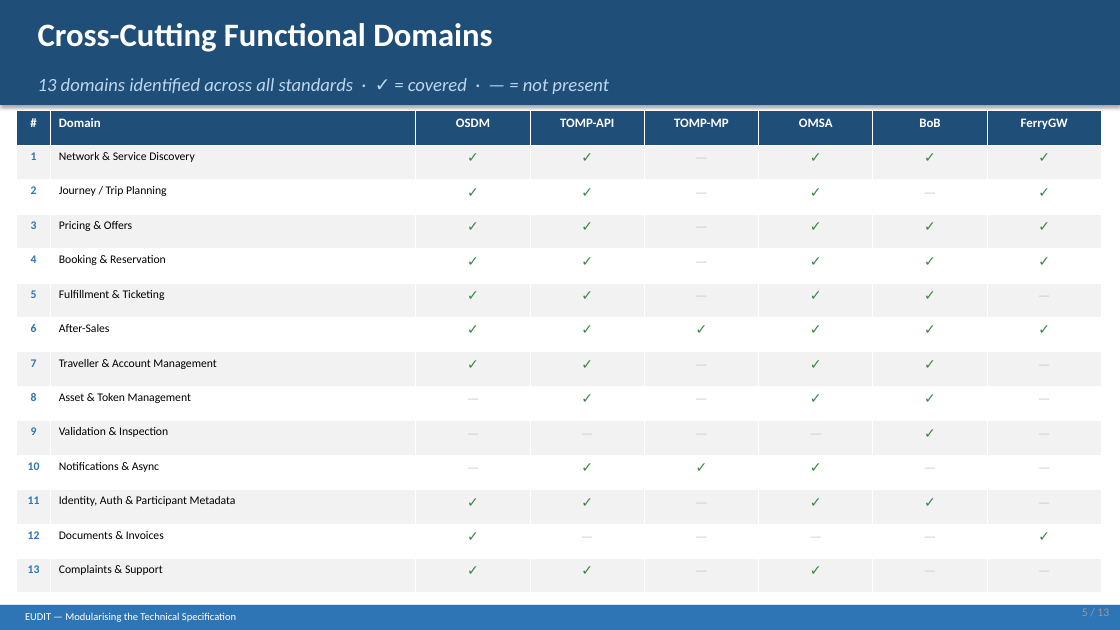
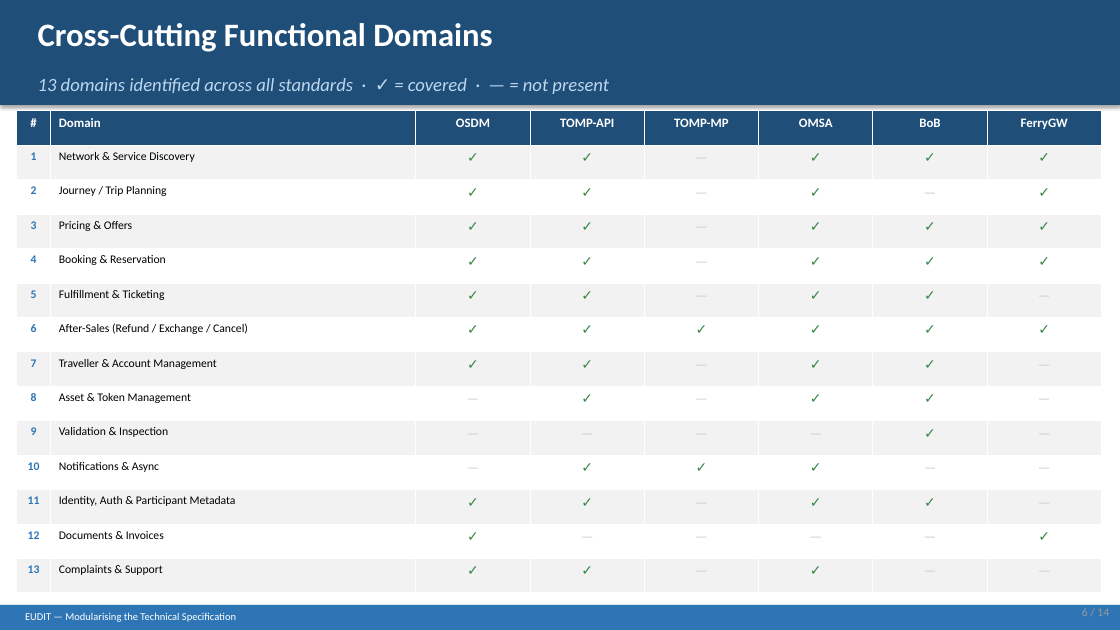
Before and after one commit to TransmodelEcosystem/EUDIT, a slide deck: slide 6 of wiki/modularization/modularization-options.pptx (slide 5 before the commit). Drawn at 1120x630 pixels with LibreOffice and Linux fonts; fonts in the diff are those of the drawing. Boxes give left, top, right and bottom in pixels: in the first picture for what was removed or moved away, otherwise in the second. Text is boxed around its words. In the diff, an @@ line names an element or a change of style, - is before the commit and + after.

```diff
--- a/wiki/modularization/modularization-options.pptx
+++ b/wiki/modularization/modularization-options.pptx
@@ table at [17, 111, 1102, 593] @@
-row 7, column 2: After-Sales
+row 7, column 2: After-Sales (Refund / Exchange / Cancel)
@@ text at [1082, 608, 1109, 616]: text changed @@
-5 / 13
+6 / 14
```
Also in this commit, not shown: 12 other slides changed, 1 slide added.
